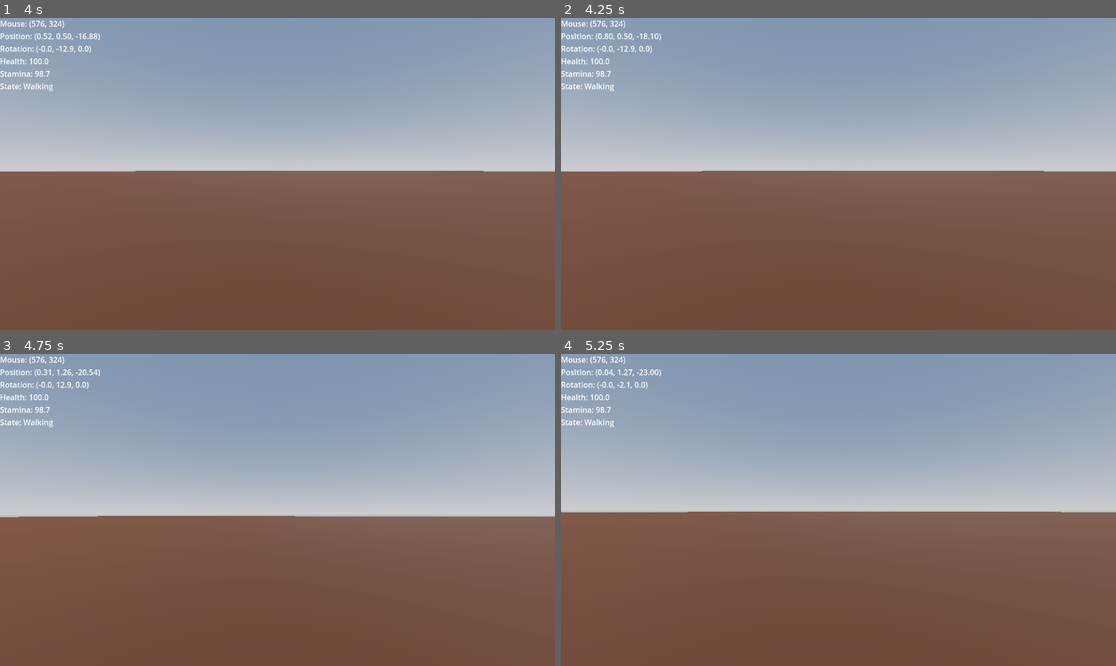
Above: before the commit, frames 1-4 (two rows, left to right).
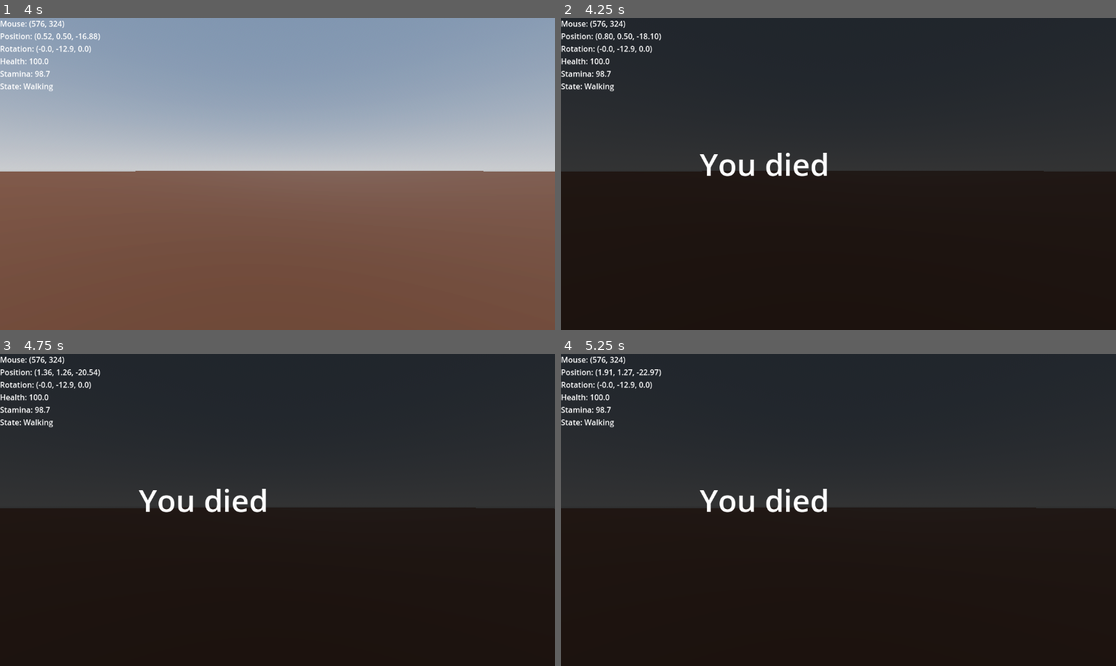
Above: after the commit, the same moments.

Repository: FreedominaStonyField/first-person-rpg
Game: Godot game, scene res://scenes/levels/movement_test_level.tscn
Same seed, same stepped clock (60 frames per second), same inputs: the game is played once before the commit and once after it.
Inputs (mouse positions are in pixels of both pictures, inside the frame that each line leads up to):
- Up to frame 1 (4 s): move the mouse to (305, 174) at 0.52 s; hold W (move_forward) from 0.53 s (still down); click (305, 174) at 0.6 s; tap Space (jump) at 0.77, 1.52, 3.02, 3.77 s; move the mouse to (249, 174) at 1.27 s; right-click (249, 174) at 1.35 s; move the mouse to (288, 167) at 2.02 s; hold E (interact) 2.03-2.78 s; tap Enter at 2.75 s; move the mouse to (271, 180) at 2.77 s; tap Shift (sprint) at 2.85 s; move the mouse to (316, 177) at 3.52 s; click (316, 177) at 3.6 s
- Up to frame 2 (4.25 s): keep holding W (move_forward); tap F5 (quick load, bound only after the commit) at 4.15 s
- Up to frame 3 (4.75 s): keep holding W (move_forward); move the mouse to (233, 506) at 4.27 s; right-click (233, 506) at 4.35 s; tap Space (jump) at 4.52 s
- Up to frame 4 (5.25 s): keep holding W (move_forward); move the mouse to (844, 510) at 5.02 s; hold E (interact) from 5.03 s (still down)

Frame 1 is identical in both runs. In frame 2, 100% of the frame differs, in the area x 0-100%, y 0-100%; in frame 3, 100%; in frame 4, 100%.

Commit message:
feat: implement quick load functionality and enhance game over handling

Diff:
--- a/project.godot
+++ b/project.godot
@@ -62,3 +62,8 @@
 "events": [Object(InputEventMouseButton,"resource_local_to_scene":false,"resource_name":"","device":-1,"window_id":0,"a …(258 unchanged characters)…
 ]
 }
+"quick load"={
+"deadzone": 0.2,
+"events": [Object(InputEventKey,"resource_local_to_scene":false,"resource_name":"","device":-1,"window_id":0,"alt_pressed":false,"shift_pressed":false,"ctrl_pressed":false,"meta_pressed":false,"pressed":false,"keycode":0,"physical_keycode":4194336,"key_label":0,"unicode":0,"location":0,"echo":false,"script":null)
+]
+}
--- a/scenes/levels/movement_test_level.tscn
+++ b/scenes/levels/movement_test_level.tscn
@@ -79,6 +79,7 @@
 [node name="Hurtbox" type="Area3D" parent="."]
 transform = Transform3D(1, 0, 0, 0, 1, 0, 0, 0, 1, 3.7439573, 0, 0)
 script = ExtResource("3_ba3xl")
+damage_amount = 120.0
 
 [node name="MeshInstance3D" type="MeshInstance3D" parent="Hurtbox"]
 mesh = SubResource("BoxMesh_tiyb6")
--- a/scenes/shared/game_over_handler.gd
+++ b/scenes/shared/game_over_handler.gd
@@ -5,6 +5,7 @@
 @export var respawn_delay_min := 1.0
 @export var respawn_delay_max := 3.0
 @export var overlay_font_size := 64
+@export var overlay_fade_time := 2.5
 
 var _player_controller: Node = null
 var _actor_stats: ActorStats = null
@@ -12,12 +13,17 @@
 var _overlay_background: ColorRect = null
 var _overlay_label: Label = null
 var _game_over_active := false
+var _overlay_tween: Tween = null
 var _rng := RandomNumberGenerator.new()
 
 func _ready() -> void:
 	_rng.randomize()
 	_create_overlay()
 	_resolve_player()
+
+func _input(event: InputEvent) -> void:
+	if event.is_action_pressed("quick load"):
+		_skip_overlay_fade()
 
 func _create_overlay() -> void:
 	if _overlay_layer:
@@ -68,7 +74,7 @@
 		push_warning("GameOverHandler: player_path is not configured.")
 		return
 
-	_player_controller = get_node_or_null(player_path)
+	_player_controller = _resolve_node_from_path(player_path)
 	if not _player_controller:
 		push_warning("GameOverHandler: could not find player controller at %s." % player_path)
 		return
@@ -95,7 +101,7 @@
 		delay = _rng.randf_range(min_delay, max_delay)
 
 	await get_tree().create_timer(delay).timeout
-	get_tree().reload_current_scene()
+	_reload_scene()
 
 func _disable_player() -> void:
 	if not _player_controller:
@@ -114,10 +120,56 @@
 		(camera as Camera3D).current = false
 
 func _show_overlay() -> void:
+	_cancel_overlay_tween()
+
 	if _overlay_background:
 		_overlay_background.visible = true
+		_overlay_background.modulate.a = 0.0
 	if _overlay_label:
 		_overlay_label.visible = true
+		_overlay_label.modulate.a = 0.0
+
+	if overlay_fade_time <= 0.0:
+		_skip_overlay_fade()
+		return
+
+	_overlay_tween = create_tween()
+	if _overlay_background:
+		_overlay_tween.tween_property(_overlay_background, "modulate:a", 1.0, overlay_fade_time)
+	if _overlay_label:
+		_overlay_tween.parallel().tween_property(_overlay_label, "modulate:a", 1.0, overlay_fade_time)
+
+func _skip_overlay_fade() -> void:
+	_cancel_overlay_tween()
+	if _overlay_background:
+		_overlay_background.visible = true
+		_overlay_background.modulate.a = 1.0
+	if _overlay_label:
+		_overlay_label.visible = true
+		_overlay_label.modulate.a = 1.0
+
+func _cancel_overlay_tween() -> void:
+	if _overlay_tween and _overlay_tween.is_running():
+		_overlay_tween.kill()
+	_overlay_tween = null
+
+func _reload_scene() -> void:
+	var tree := get_tree()
+	if not tree:
+		push_error("GameOverHandler: SceneTree unavailable; cannot reload the scene.")
+		return
+
+	var reload_result := tree.reload_current_scene()
+	if reload_result == OK:
+		return
+
+	var current_scene := tree.current_scene
+	if current_scene and current_scene.scene_file_path != "":
+		var change_result := tree.change_scene_to_file(current_scene.scene_file_path)
+		if change_result != OK:
+			push_error("GameOverHandler: Failed to reload scene (error %d)." % change_result)
+	else:
+		push_error("GameOverHandler: No current scene path available to reload.")
 
 func _find_actor_stats(node: Node) -> ActorStats:
 	if not node:
@@ -132,3 +184,19 @@
 			if found:
 				return found
 	return null
+
+func _resolve_node_from_path(path: NodePath) -> Node:
+	if not path or path == NodePath(""):
+		return null
+
+	var node := get_node_or_null(path)
+	if node:
+		return node
+
+	var scene_root := get_tree().current_scene
+	if scene_root:
+		node = scene_root.get_node_or_null(path)
+		if node:
+			return node
+
+	return null
Not shown: 1 places in scenes/levels/movement_test_level.tscn that only renumber resources
